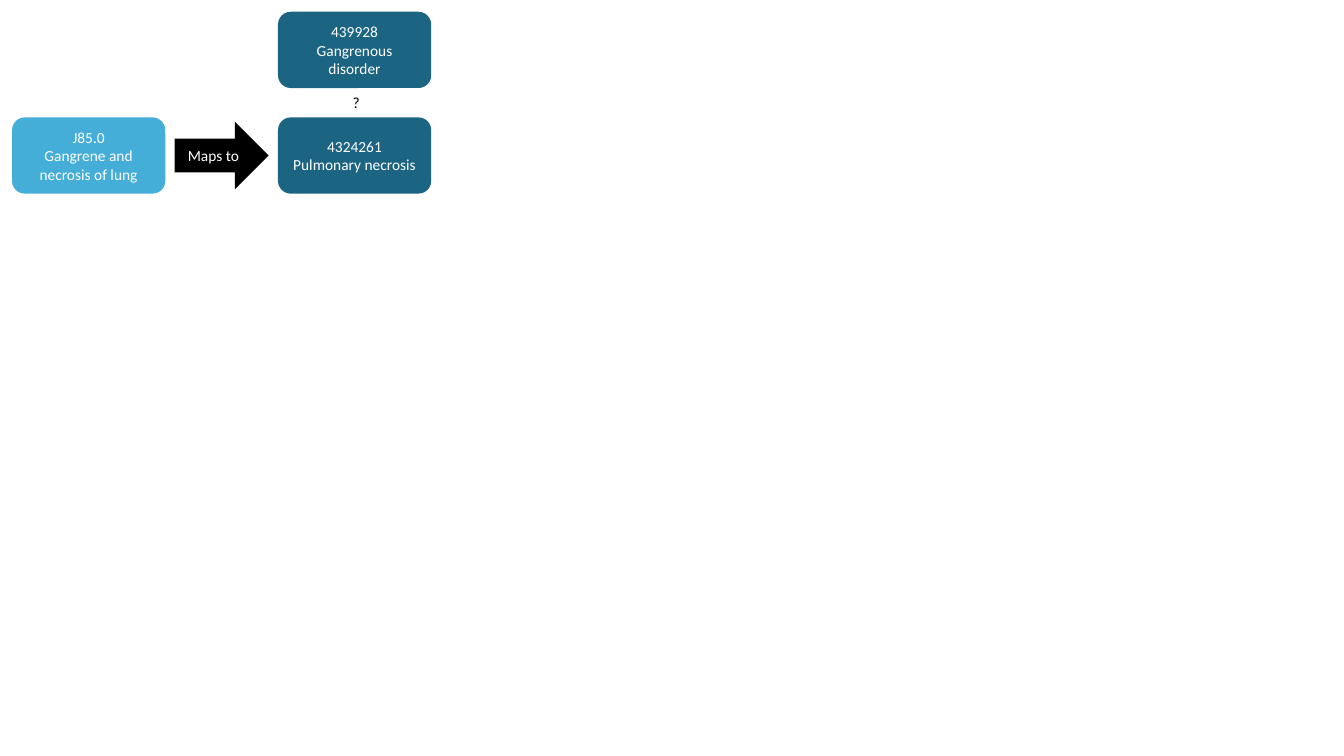
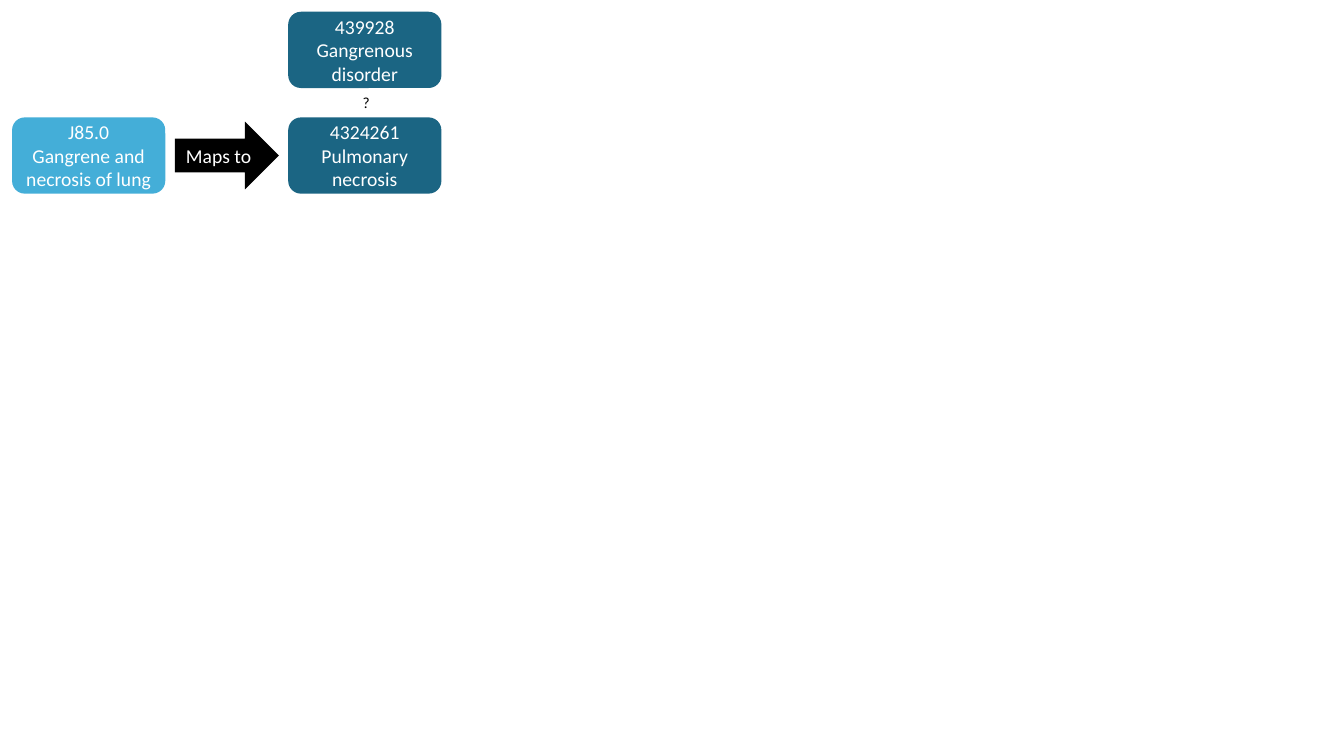
Before and after one commit to OHDSI/TheBookOfOhdsi, a slide deck: slide 2 of extras/FiguresDataQuality.pptx. Drawn at 1344x756 pixels with LibreOffice and Linux fonts; fonts in the diff are those of the drawing. Boxes give left, top, right and bottom in pixels: in the first picture for what was removed or moved away, otherwise in the second. Text is boxed around its words. In the diff, an @@ line names an element or a change of style, - is before the commit and + after.

```diff
--- a/extras/FiguresDataQuality.pptx
+++ b/extras/FiguresDataQuality.pptx
@@ 2 rounded rectangles, 1 text: place and size @@
-2 rounded rectangles, 1 text at <box>278,12,432,195</box>
+2 rounded rectangles, 1 text at <box>288,12,442,195</box>
@@ size 11 to 14 pt in 4 elements at <box>12,118,165,195</box>, <box>288,118,442,195</box>, <box>288,12,442,89</box>, <box>175,123,278,188</box> @@
@@ right arrow "Maps to": place and size @@
-right arrow "Maps to" at <box>175,123,268,188</box>
+right arrow "Maps to" at <box>175,123,278,188</box>
```
Also in this commit, not shown: 6 other files.
